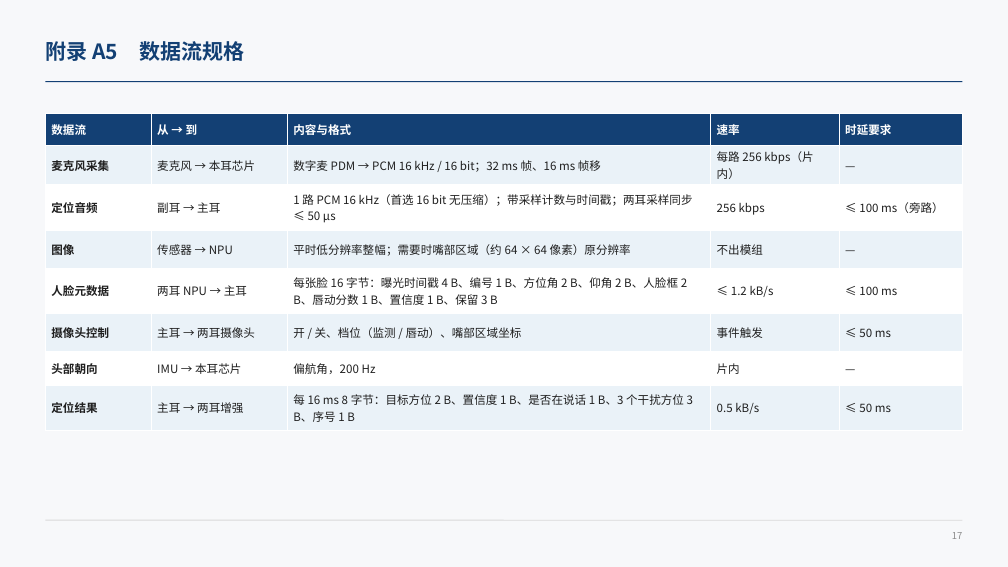
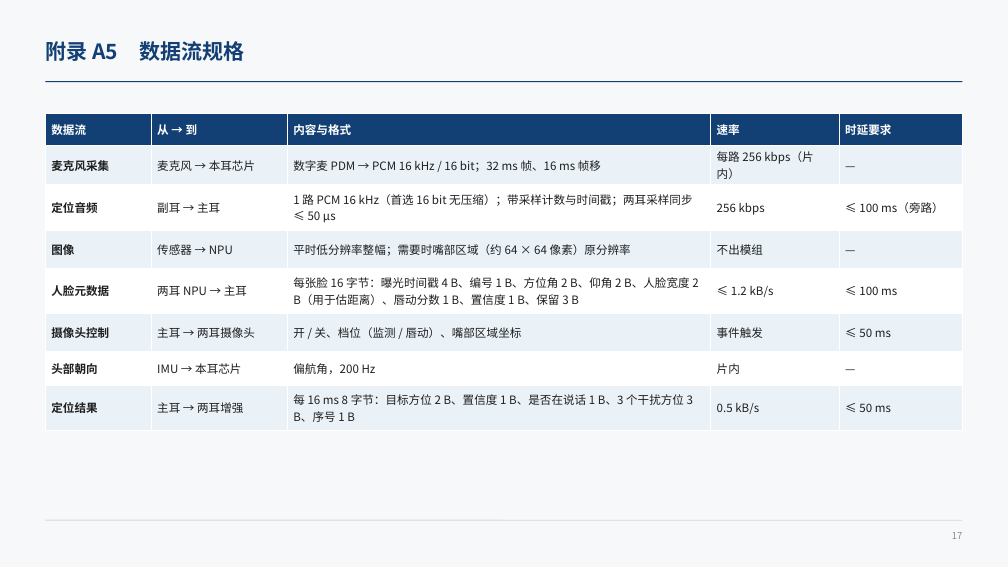
Before and after one commit to ZeroFoxxi/ssl-scene1, a slide deck: slide 17 of 02_耳机声源定位/耳机摄像头听觉辅助_整体设计方案.pptx. Drawn at 1008x567 pixels with LibreOffice and Linux fonts; fonts in the diff are those of the drawing. Boxes give left, top, right and bottom in pixels: in the first picture for what was removed or moved away, otherwise in the second. Text is boxed around its words. In the diff, an @@ line names an element or a change of style, - is before the commit and + after.

```diff
--- a/02_耳机声源定位/耳机摄像头听觉辅助_整体设计方案.pptx
+++ b/02_耳机声源定位/耳机摄像头听觉辅助_整体设计方案.pptx
@@ table at bbox=[45, 113, 963, 426] @@
-row 5, column 3: 每张脸 16 字节：曝光时间戳 4 B、编号 1 B、方位角 2 B、仰角 2 B、人脸框 2 B、唇动分数 1 B、置信度 1 B、保留 3 B
+row 5, column 3: 每张脸 16 字节：曝光时间戳 4 B、编号 1 B、方位角 2 B、仰角 2 B、人脸宽度 2 B（用于估距离）、唇动分数 1 B、置信度 1 B、保留 3 B
```
Also in this commit, not shown: 4 other slides changed, 6 other files.
